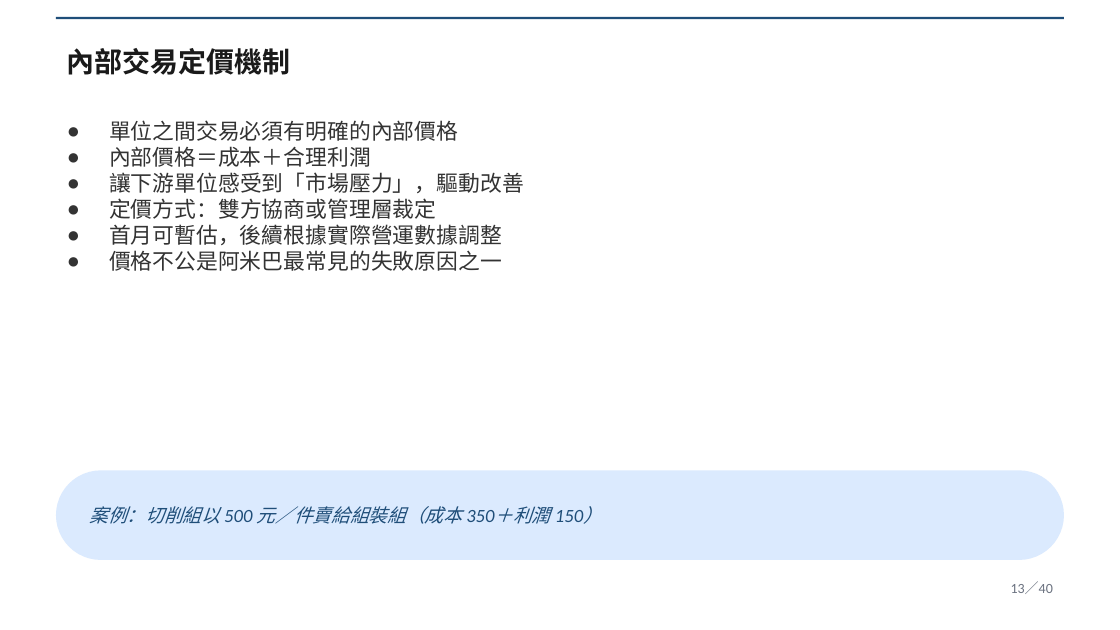
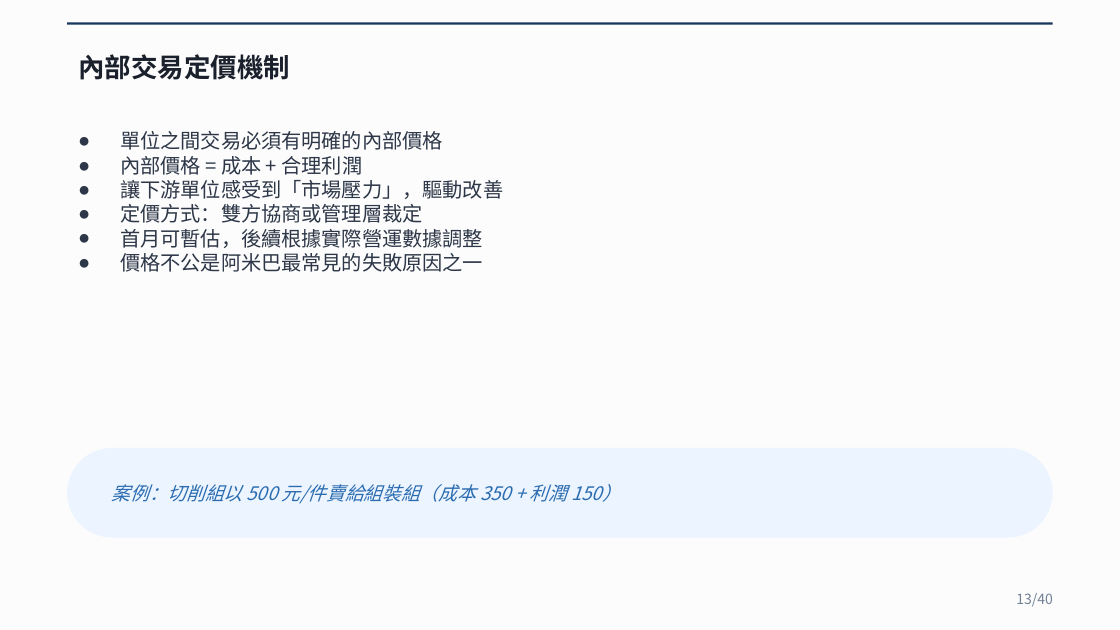
Before and after one commit to Lingo1516/Lingo1516.github.io, a slide deck: slide 13 of 阿米巴經營_40頁完整講義.pptx. Drawn at 1120x630 pixels with LibreOffice and Linux fonts; fonts in the diff are those of the drawing. Boxes give left, top, right and bottom in pixels: in the first picture for what was removed or moved away, otherwise in the second. Text is boxed around its words. In the diff, an @@ line names an element or a change of style, - is before the commit and + after.

```diff
--- a/阿米巴經營_40頁完整講義.pptx
+++ b/阿米巴經營_40頁完整講義.pptx
@@ background #FFFFFF to #FCFCFC @@
@@ rectangle: place and size @@
-rectangle at (56, 17, 1064, 19)
+rectangle at (67, 22, 1053, 25)
@@ rectangle at (67, 22, 1053, 25): fill #1F4E79 to #1A365D @@
@@ text "內部交易定價機制": place and size @@
-text "內部交易定價機制" at (67, 48, 291, 75)
+text "內部交易定價機制" at (78, 54, 290, 80)
@@ text "內部交易定價機制" at (78, 54, 290, 80): size 18 to 17 pt, font Calibri to Noto Sans CJK SC, text colour #1A1A1A to #1A202C @@
@@ text "單位之間交易必須有明確的內部價格": place and size @@
-text "單位之間交易必須有明確的內部價格" at (109, 120, 524, 271)
+text "單位之間交易必須有明確的內部價格" at (120, 131, 503, 272)
@@ text at (120, 131, 503, 272): size 14 to 13 pt, font Calibri to Noto Sans CJK SC, text colour #333333 to #2D3748 in "單位之間交易必須有明確的內部價格", "讓下游單位感受到「市場壓力」，驅動改善", "定價方式：雙方協商或管理層裁定", "首月可暫估，後續根據實際營運數據調整" and 1 more places @@
@@ text at (120, 156, 363, 175): text changed; size 14 to 13 pt; font Calibri to Noto Sans CJK SC; text colour #333333 to #2D3748 @@
-● 內部價格＝成本＋合理利潤
+● 內部價格 = 成本 + 合理利潤
@@ rounded rectangle: place and size @@
-rounded rectangle at (56, 470, 1064, 560)
+rounded rectangle at (67, 448, 1053, 538)
@@ rounded rectangle at (67, 448, 1053, 538): fill #DBEAFE to #EBF4FF @@
@@ text at (112, 484, 621, 504): text changed; font Calibri to Noto Sans CJK SC; text colour #1F4E79 to #2B6CB0 @@
-案例：切削組以 500 元／件賣給組裝組（成本 350＋利潤 150）
+案例：切削組以 500 元/件賣給組裝組（成本 350 + 利潤 150）
@@ text at (1016, 593, 1053, 607): text changed; font Calibri to Noto Sans CJK SC; text colour #6B7280 to #718096 @@
-13／40
+13/40
```
Also in this commit, not shown: 39 other slides changed.
